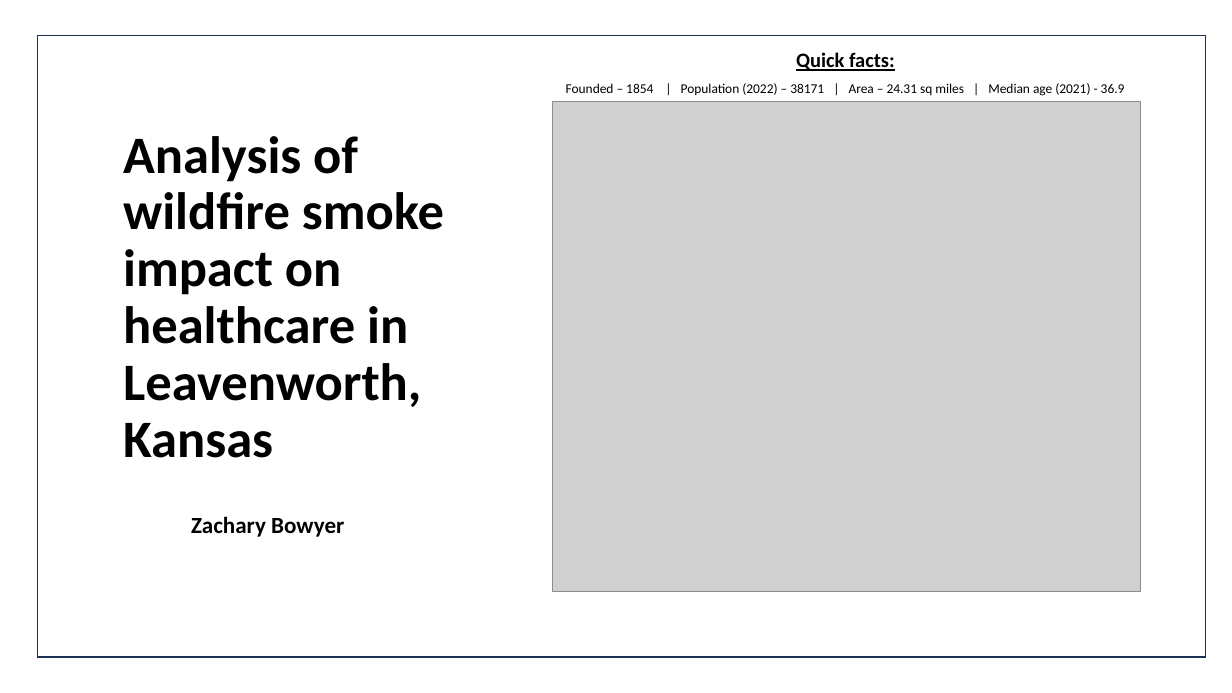
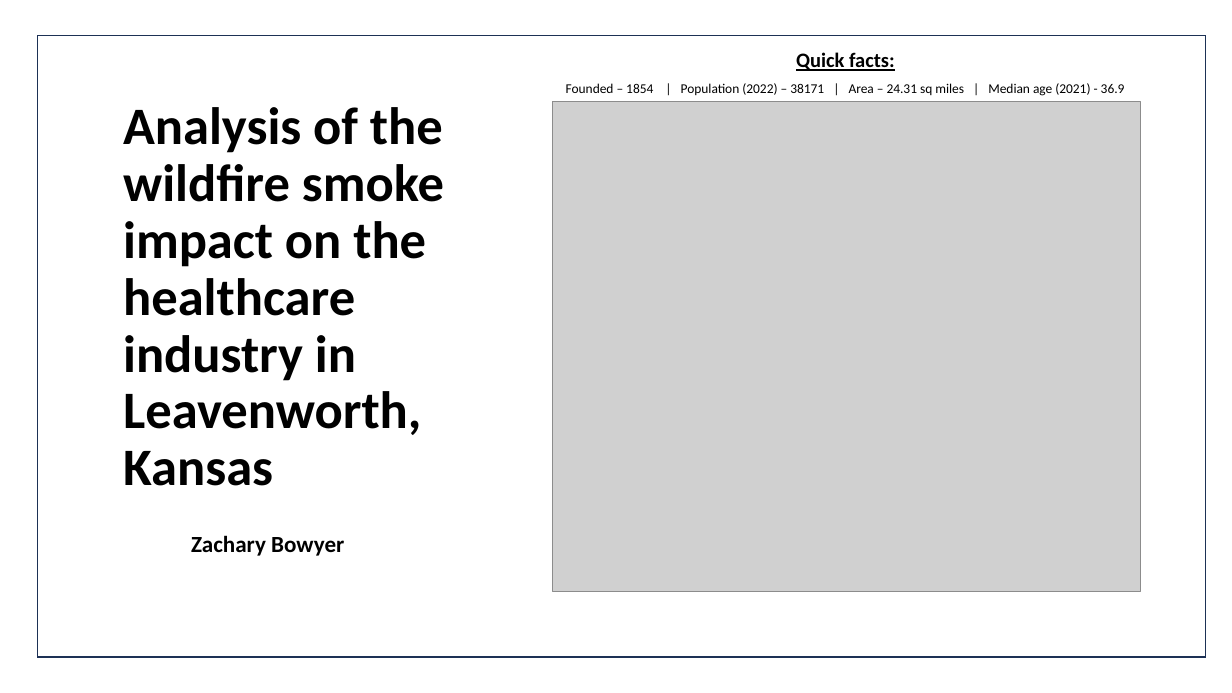
Before and after one commit to ZachBowyer/data-512-common_analysis, a slide deck: slide 1 of Reports/Presentation.pptx. Drawn at 1232x693 pixels with LibreOffice and Linux fonts; fonts in the diff are those of the drawing; grey boxes stand for pictures. Boxes give left, top, right and bottom in pixels: in the first picture for what was removed or moved away, otherwise in the second. Text is boxed around its words. In the diff, an @@ line names an element or a change of style, - is before the commit and + after.

```diff
--- a/Reports/Presentation.pptx
+++ b/Reports/Presentation.pptx
@@ text at (123,107,444,486): text changed @@
-Analysis of wildfire smoke impact on healthcare in Leavenworth, Kansas
+Analysis of the wildfire smoke impact on the healthcare industry in Leavenworth, Kansas
@@ text "Zachary Bowyer": place and size @@
-text "Zachary Bowyer" at (191,516,344,537)
+text "Zachary Bowyer" at (191,535,344,556)
```
Also in this commit, not shown: 8 other slides changed, 1 other file.
